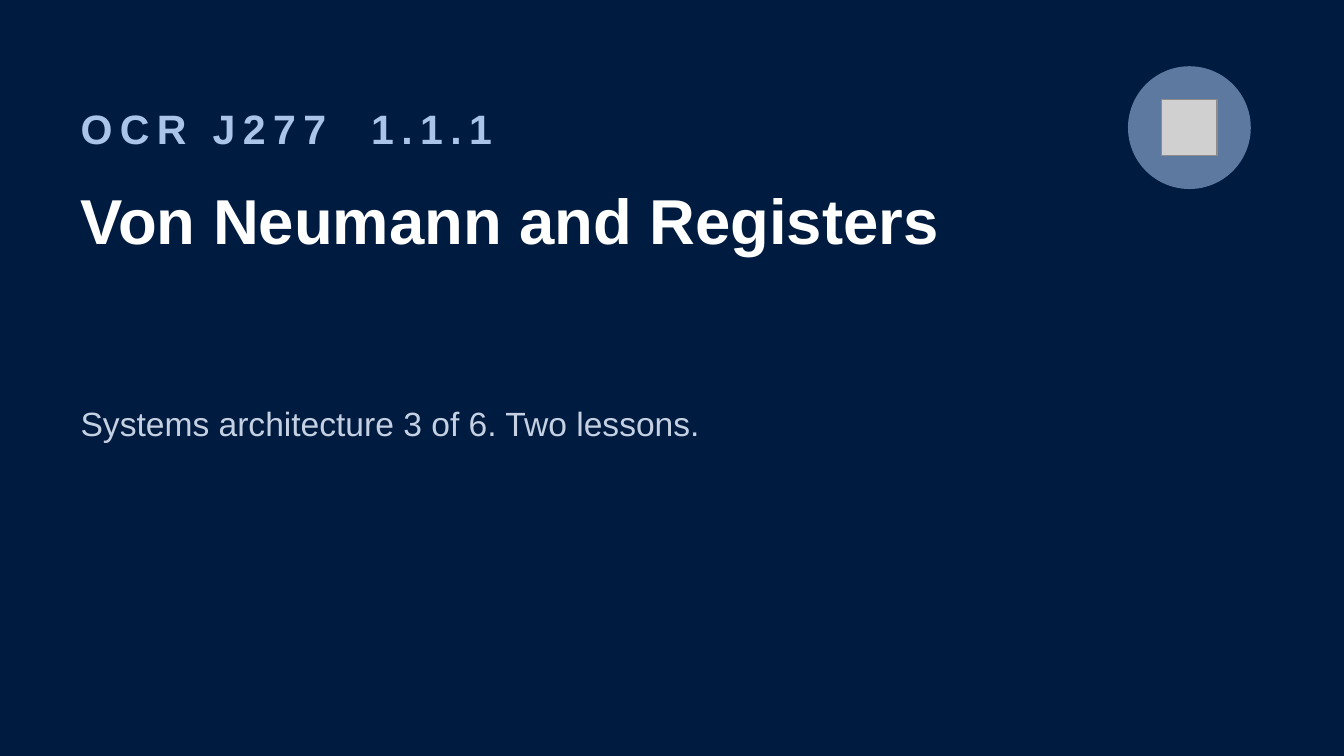
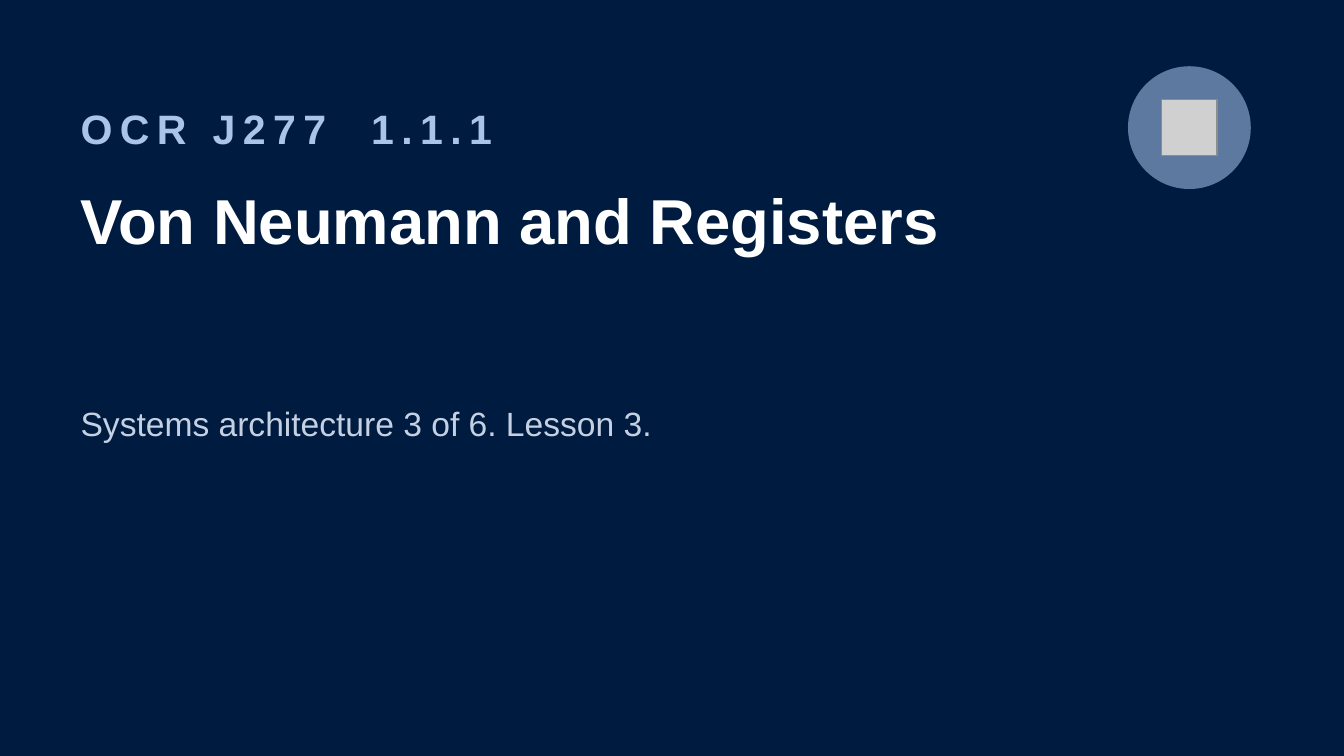
Before and after one commit to Dr-Hughes/Teaching-Materials, a slide deck: slide 1 of computer-science/gcse/y10-systems-architecture-von-neumann-and-registers/y10-von-neumann-and-registers.pptx. Drawn at 1344x756 pixels with LibreOffice and Linux fonts; fonts in the diff are those of the drawing; grey boxes stand for pictures. Boxes give left, top, right and bottom in pixels: in the first picture for what was removed or moved away, otherwise in the second. Text is boxed around its words. In the diff, an @@ line names an element or a change of style, - is before the commit and + after.

```diff
--- a/computer-science/gcse/y10-systems-architecture-von-neumann-and-registers/y10-von-neumann-and-registers.pptx
+++ b/computer-science/gcse/y10-systems-architecture-von-neumann-and-registers/y10-von-neumann-and-registers.pptx
@@ text at (81,411,652,442): text changed @@
-Systems architecture 3 of 6. Two lessons.
+Systems architecture 3 of 6. Lesson 3.
```
Also in this commit, not shown: 5 other slides changed, 21 slides added, 11 slides removed, 41 other files.
